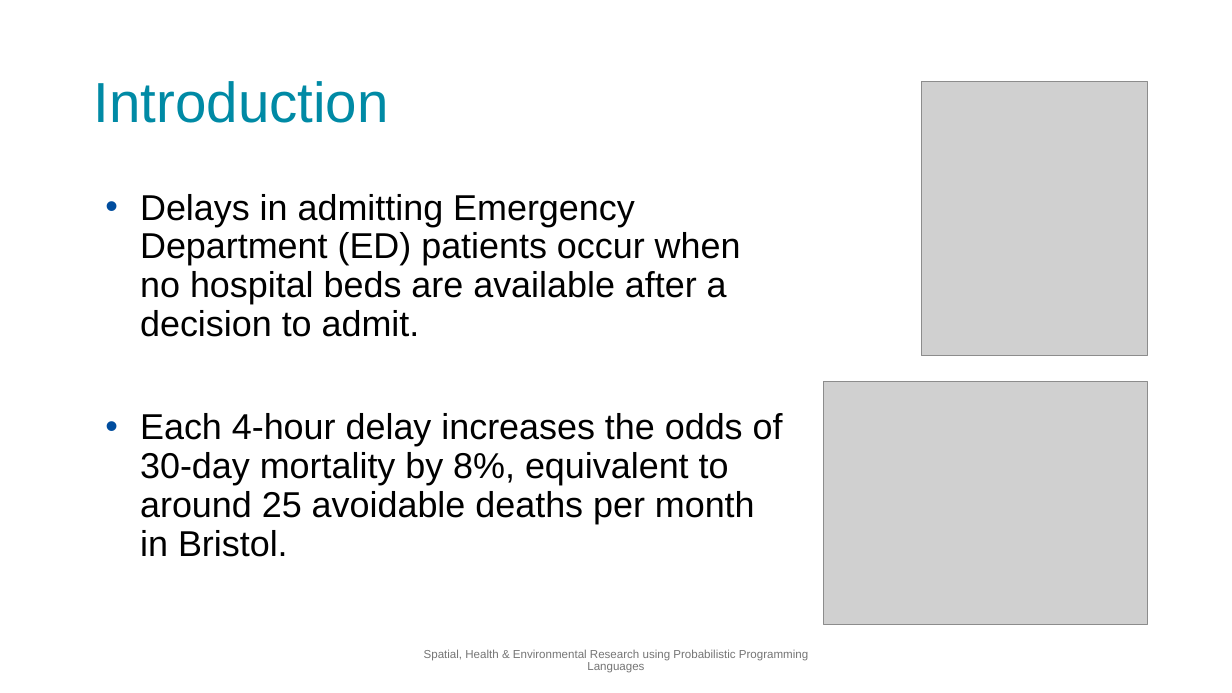
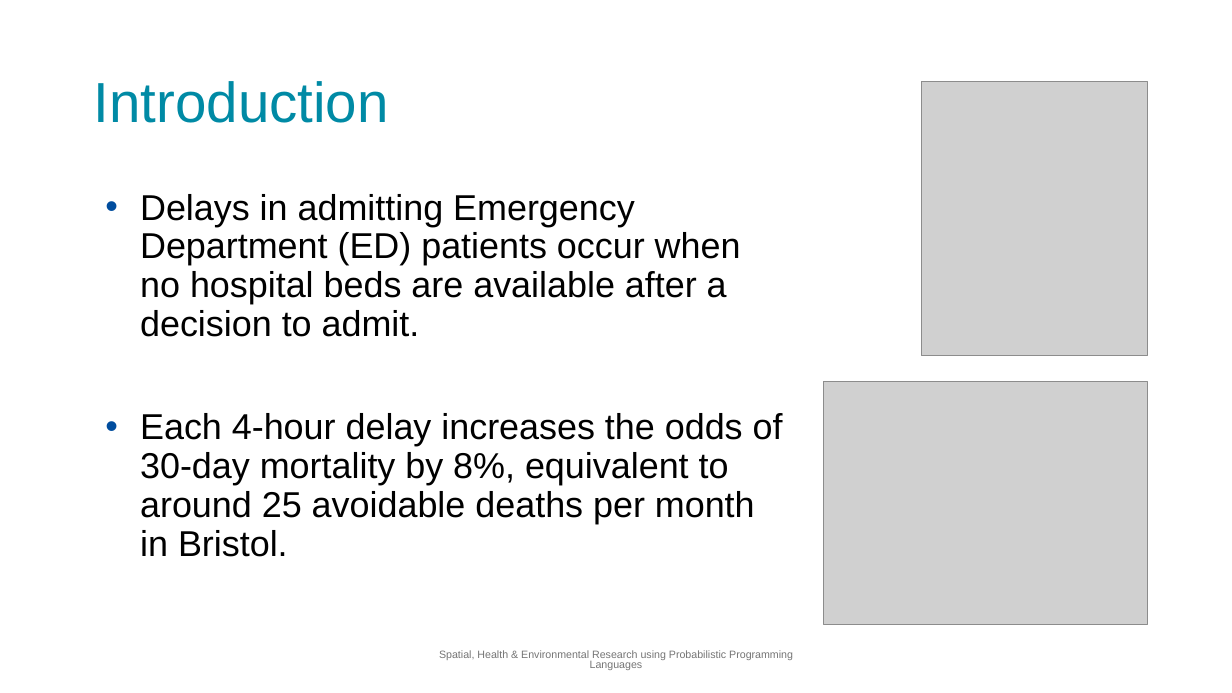
Before and after one commit to Danidayscat/NHS-EAD-forecast, a slide deck: slide 5 of NHS-EAD-Forecast-kickoff.pptx. Drawn at 1232x693 pixels with LibreOffice and Linux fonts; fonts in the diff are those of the drawing; grey boxes stand for pictures; background and template pictures are left out. Boxes give left, top, right and bottom in pixels: in the first picture for what was removed or moved away, otherwise in the second. Text is boxed around its words. In the diff, an @@ line names an element or a change of style, - is before the commit and + after.

```diff
--- a/NHS-EAD-Forecast-kickoff.pptx
+++ b/NHS-EAD-Forecast-kickoff.pptx
@@ text "Spatial, Health & Environmental Research ..." at box(439, 650, 793, 670): size 9 to 8.3 pt; line spacing 0.9 to 0.8 @@
```
Also in this commit, not shown: 1 other slide changed, 22 other files.
